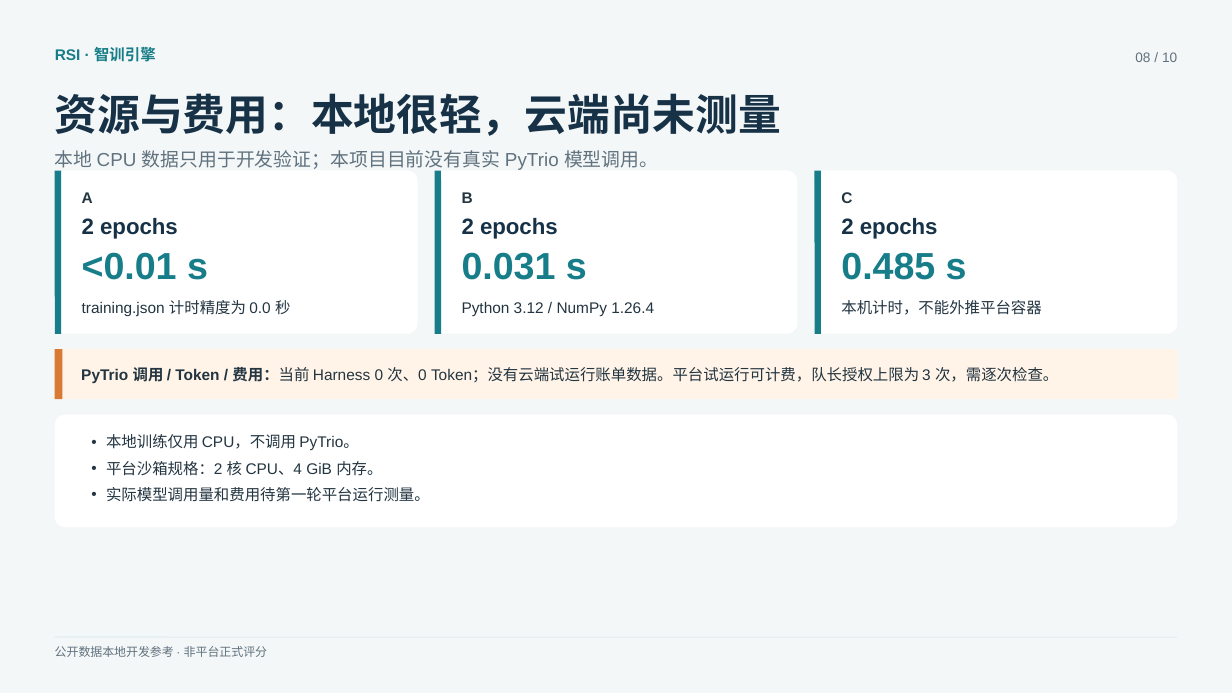
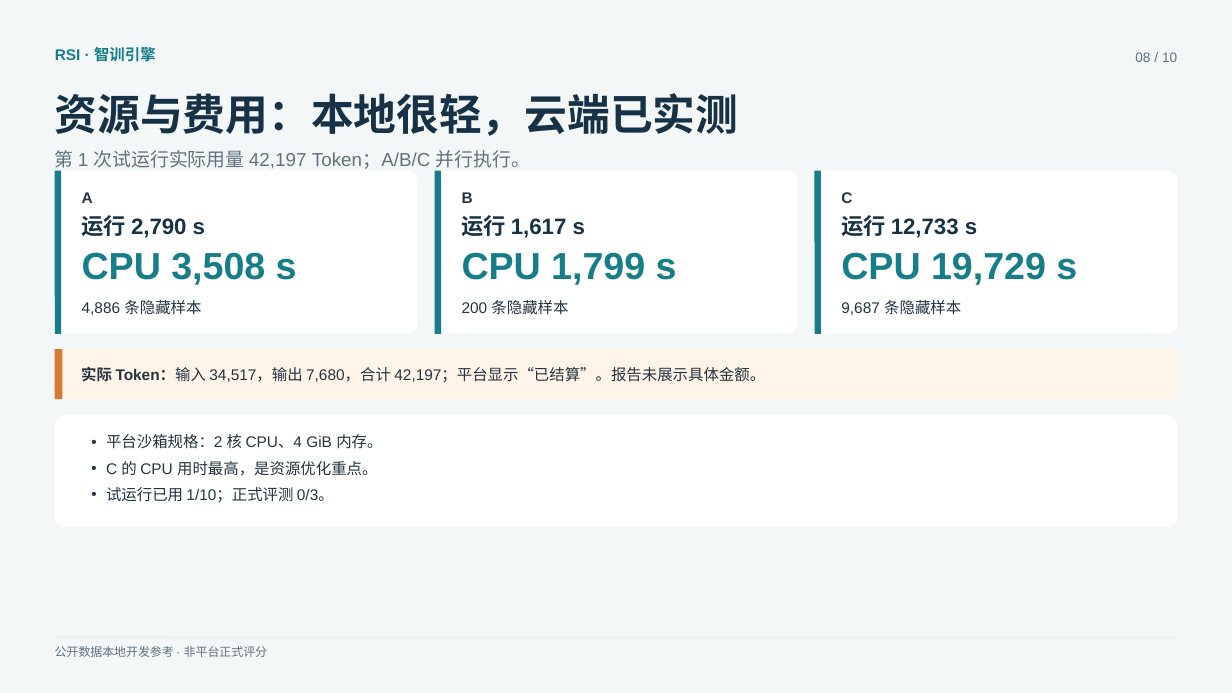
Before and after one commit to roddywise/rsi-competition-starter-kit, a slide deck: slide 8 of submission-2026-11-25/slides/智训引擎答辩.pptx. Drawn at 1232x693 pixels with LibreOffice and Linux fonts; fonts in the diff are those of the drawing. Boxes give left, top, right and bottom in pixels: in the first picture for what was removed or moved away, otherwise in the second. Text is boxed around its words. In the diff, an @@ line names an element or a change of style, - is before the commit and + after.

```diff
--- a/submission-2026-11-25/slides/智训引擎答辩.pptx
+++ b/submission-2026-11-25/slides/智训引擎答辩.pptx
@@ text at <box>55,93,739,136</box>: text changed @@
-资源与费用：本地很轻，云端尚未测量
+资源与费用：本地很轻，云端已实测
@@ text at <box>55,150,530,172</box>: text changed @@
-本地 CPU 数据只用于开发验证；本项目目前没有真实 PyTrio 模型调用。
+第 1 次试运行实际用量 42,197 Token；A/B/C 并行执行。
@@ text at <box>82,215,205,238</box>: text changed @@
-2 epochs
+运行 2,790 s
@@ text at <box>462,215,585,238</box>: text changed @@
-2 epochs
+运行 1,617 s
@@ text at <box>841,215,977,238</box>: text changed @@
-2 epochs
+运行 12,733 s
@@ text at <box>82,252,297,285</box>: text changed @@
-<0.01 s
+CPU 3,508 s
@@ text at <box>462,252,677,285</box>: text changed @@
-0.031 s
+CPU 1,799 s
@@ text at <box>841,252,1077,285</box>: text changed @@
-0.485 s
+CPU 19,729 s
@@ text at <box>82,300,201,315</box>: text changed @@
-training.json 计时精度为 0.0 秒
+4,886 条隐藏样本
@@ text at <box>462,300,568,315</box>: text changed @@
-Python 3.12 / NumPy 1.26.4
+200 条隐藏样本
@@ text at <box>841,300,961,315</box>: text changed @@
-本机计时，不能外推平台容器
+9,687 条隐藏样本
@@ text at <box>81,367,765,382</box>: text changed @@
-PyTrio 调用 / Token / 费用：当前 Harness 0 次、0 Token；没有云端试运行账单数据。平台试运行可计费，队长授权上限为 3 次，需逐次检查。
+实际 Token：输入 34,517，输出 7,680，合计 42,197；平台显示“已结算”。报告未展示具体金额。
@@ text at <box>106,434,358,450</box>: paragraph removed @@
-• 本地训练仅用 CPU，不调用 PyTrio。
@@ text at <box>106,461,377,502</box>: text changed @@
-• 实际模型调用量和费用待第一轮平台运行测量。
+• C 的 CPU 用时最高，是资源优化重点。
+• 试运行已用 1/10；正式评测 0/3。
```
Also in this commit, not shown: 3 other slides changed, 15 other files.
